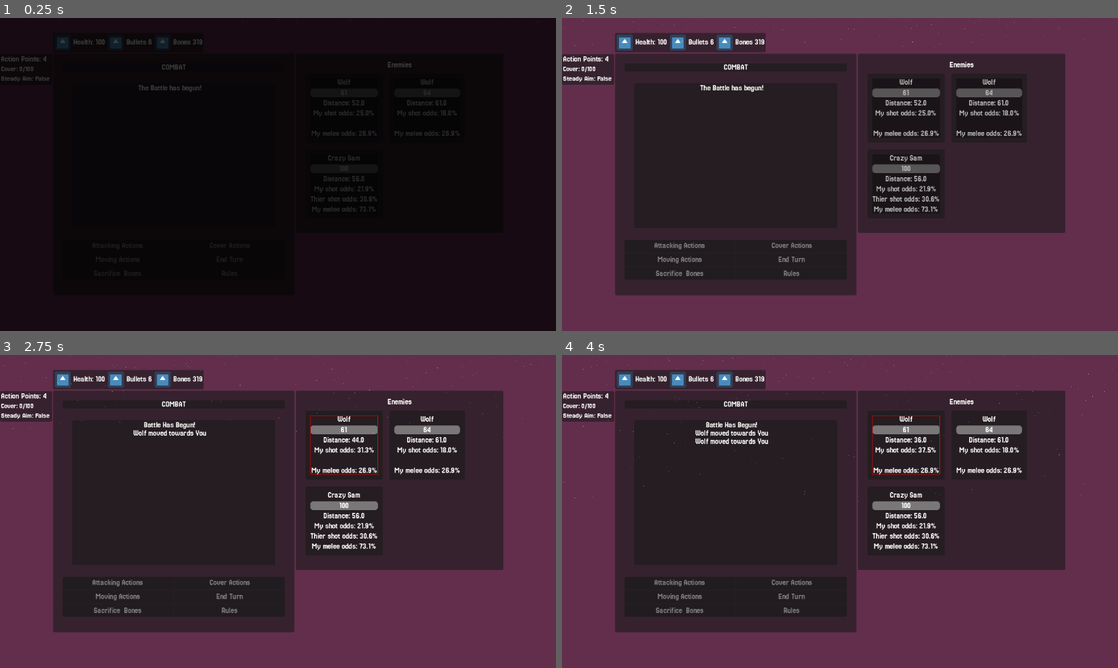
Above: before the commit, frames 1-4 (two rows, left to right).
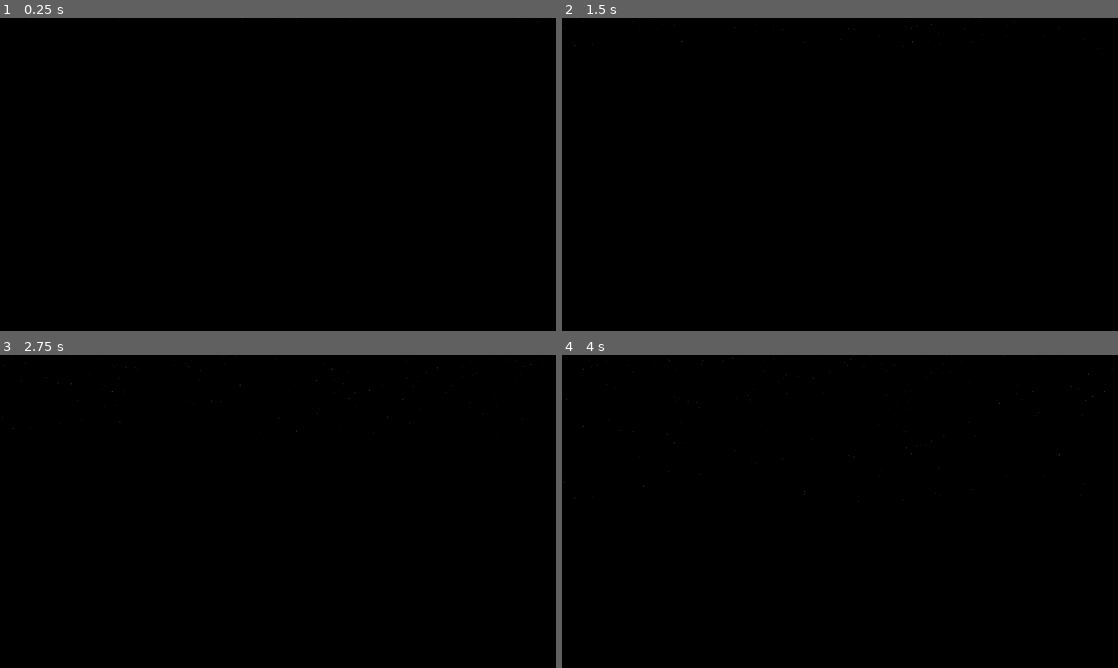
Above: after the commit, the same moments.

Repository: Mightysmallfry/BonesAndBullets
Game: Godot game, scene res://Combat/Arena.tscn
Two runs of this game, one before a commit and one after it. Both use one fixed random seed, a clock stepped at 60 frames per second and the inputs below. This scene is started directly instead of the project's main scene. The engine's default icon, where the game draws it, is replaced by a stand-in: a white triangle on a blue panel in a dark square.
Inputs (mouse positions are in pixels of both pictures, inside the frame that each line leads up to):
- Up to frame 1 (0.25 s): no input
- Up to frame 2 (1.5 s): tap Enter at 0.5 s; move the mouse to (962, 158) at 0.52 s; click (962, 158) at 0.67 s; tap Space at 1.25 s; move the mouse to (728, 190) at 1.27 s; click (728, 190) at 1.42 s
- Up to frame 3 (2.75 s): tap Enter at 2 s; move the mouse to (333, 442) at 2.02 s; click (333, 442) at 2.17 s
- Up to frame 4 (4 s): click (990, 445) at 2.77 s; click (990, 445) at 3.52 s

The runs differ from the first frame. In frame 1, 1.8% of the frame differs, in the area x 0-83%, y 6-83%; in frame 2, 100%, in the area x 0-100%, y 0-100%; in frame 3, 100%; in frame 4, 100%.
Error after the commit: Invalid access to property or key 'player_moves_first' on a base object of type 'Nil'. (res://Combat/Scripts/Arena.gd:60)

Commit message:
COMBAT IMPLEMENTED

Diff:
--- a/Assets/ProgressBars/TimedProgressBar.gd
+++ b/Assets/ProgressBars/TimedProgressBar.gd
@@ -11,7 +11,7 @@
 		push_error("TimedProgressBar lacks a timer!")
 		return
 
-	max_value = Globals.get_max_time(timer)
+	max_value = Globals.destinationTime
 	value = 0.0
 
 	if Globals.has_timer(timer):
--- a/Combat/Scripts/Arena.gd
+++ b/Combat/Scripts/Arena.gd
@@ -30,13 +30,18 @@
 
 
 
-var combatEventPath:String = "res://Combat/CombatEvents/CombatExample.tres"
+#var combatEventPath:String = "res://Combat/CombatEvents/CombatExample.tres"
+var combatEventPath:String
 
 @onready var combatUI:combatControl = $Control
 var rng = RandomNumberGenerator.new()
 
 func _ready() -> void:
-	loadCombat(combatEventPath)
+	if thisCombatEvent != null:
+		loadCombat()
+	else:
+		thisCombatEvent = load(combatEventPath) as CombatEvent
+		loadCombat()
 
 var end:bool = false
 func _on_buffer_timeout()->void:
@@ -50,9 +55,8 @@
 			$WIN._setup(skills_to_earn)
 
 ## Loads combat resource and initalizes combatants
-func loadCombat(combatScene:String)->void:
+func loadCombat()->void:
 	player = playerCombat.new()
-	thisCombatEvent = load(combatScene) as CombatEvent
 	players_turn = thisCombatEvent.player_moves_first
 	combatUI.update_player(player)
 	for i in range(thisCombatEvent.enemies.size()):
@@ -202,7 +206,6 @@
 func _enemy_take_damage(a_enemy:enemy, damage:int)->void:
 	a_enemy.health -= damage
 	if a_enemy.health < 1:
-		print("YOU DIED!!!")
 		combatUI.update_battle_log(a_enemy.name + " died")
 		_free_enemy(a_enemy)
 	else:
--- a/Globals.gd
+++ b/Globals.gd
@@ -21,7 +21,7 @@
 @export var startingDay: int = 1
 @export var currentDay: int
 
-var currentDestinationTime:float = destinationTime
+var current_time:float = 0.0
 
 var IsPaused: bool = false
 
--- a/StoryEvents/EventCache/BrokenSteamTank.tres
+++ b/StoryEvents/EventCache/BrokenSteamTank.tres
@@ -12,7 +12,9 @@
 
 [sub_resource type="Resource" id="Resource_fupl6"]
 script = ExtResource("1_1ns65")
+choiceType = null
 choiceDescription = "I left quickly, scavengers could still be around. I didn't want to make any enemies."
+rewards = null
 metadata/_custom_type_script = "uid://cb7lgkcg0kxuh"
 
 [resource]
--- /dev/null
+++ b/StoryEvents/EventCache/COMBAT.tres
@@ -0,0 +1,19 @@
+[gd_resource type="Resource" script_class="StoryEventData" load_steps=5 format=3 uid="uid://box3hlthve5x5"]
+
+[ext_resource type="Script" uid="uid://cb7lgkcg0kxuh" path="res://StoryEvents/StoryChoice.gd" id="1_gvtax"]
+[ext_resource type="Script" uid="uid://b4ar7kp5o36hb" path="res://StoryEvents/StoryEventData.gd" id="2_afoqx"]
+[ext_resource type="Resource" uid="uid://dv7ovnm131l8r" path="res://Combat/CombatEvents/CombatExample.tres" id="2_wklxa"]
+
+[sub_resource type="Resource" id="Resource_gvtax"]
+script = ExtResource("1_gvtax")
+choiceType = 6
+choiceDescription = "I can take them"
+combatPath = ExtResource("2_wklxa")
+metadata/_custom_type_script = "uid://cb7lgkcg0kxuh"
+
+[resource]
+script = ExtResource("2_afoqx")
+title = "AMBUSH"
+dialog = "A CRAZY MAN AND HIS MUTTS HAVE ATTACKED!"
+choices = Array[ExtResource("1_gvtax")]([SubResource("Resource_gvtax")])
+metadata/_custom_type_script = "uid://b4ar7kp5o36hb"
--- a/StoryEvents/StoryChoice.gd
+++ b/StoryEvents/StoryChoice.gd
@@ -2,7 +2,7 @@
 class_name StoryChoice
 
 # Rewards can also be subtractive
-enum ChoiceTypeEnum { CONTINUE, BULLET, HEALTH, PROGRESS, GAMBLE }
+enum ChoiceTypeEnum { CONTINUE, BULLET, HEALTH, PROGRESS, GAMBLE, NEXT, COMBAT }
 
 # Continue - Move on
 # Bullet - Gain or lose bullets instead of health etc.
@@ -13,3 +13,5 @@
 @export var choiceType: ChoiceTypeEnum
 @export var choiceDescription: String
 @export var rewards: Array[int]
+@export var nextEvent:StoryEventData
+@export var combatPath:CombatEvent
--- a/StoryEvents/story_event_display.gd
+++ b/StoryEvents/story_event_display.gd
@@ -80,7 +80,20 @@
 			print("No man outsmarts Gamble")
 			finish_story_event()
 			return
-
+		StoryChoice.ChoiceTypeEnum.NEXT:
+			load_story_event_data(choiceData.nextEvent)
+		StoryChoice.ChoiceTypeEnum.COMBAT:
+			var arena = load("res://Combat/Arena.tscn").instantiate()
+			arena.thisCombatEvent = choiceData.combatPath
+			Globals.current_time = %StoryProgressionTimer.time_left
+			var current = get_tree().current_scene
+			get_tree().root.add_child(arena)
+			get_tree().current_scene = arena
+			current.queue_free()
+		_:
+			print("UNKNOWN CHOICE!!!")
+			finish_story_event()
+			return
 
 func finish_story_event() -> void:
 	visible = false
--- a/World/main.gd
+++ b/World/main.gd
@@ -17,7 +17,11 @@
 	Globals.set_max_time(destinationTimer, Globals.destinationTime)
 	Globals.set_max_time(storyEventTimer, Globals.timeBetweenStoryEvents)
 
-	destinationTimer.wait_time = Globals.get_max_time(destinationTimer)
+	if Globals.current_time > 0.0:
+		destinationTimer.wait_time = Globals.current_time
+		print(destinationTimer.wait_time, destinationTimer.time_left)
+	else:
+		destinationTimer.wait_time = Globals.get_max_time(destinationTimer)
 	storyEventTimer.wait_time = Globals.get_max_time(storyEventTimer)
 
 	_cachedEventFiles = load_story_events(STORY_EVENT_DIR)
Not shown: 1 places in StoryEvents/EventCache/BrokenSteamTank.tres that only renumber resources
